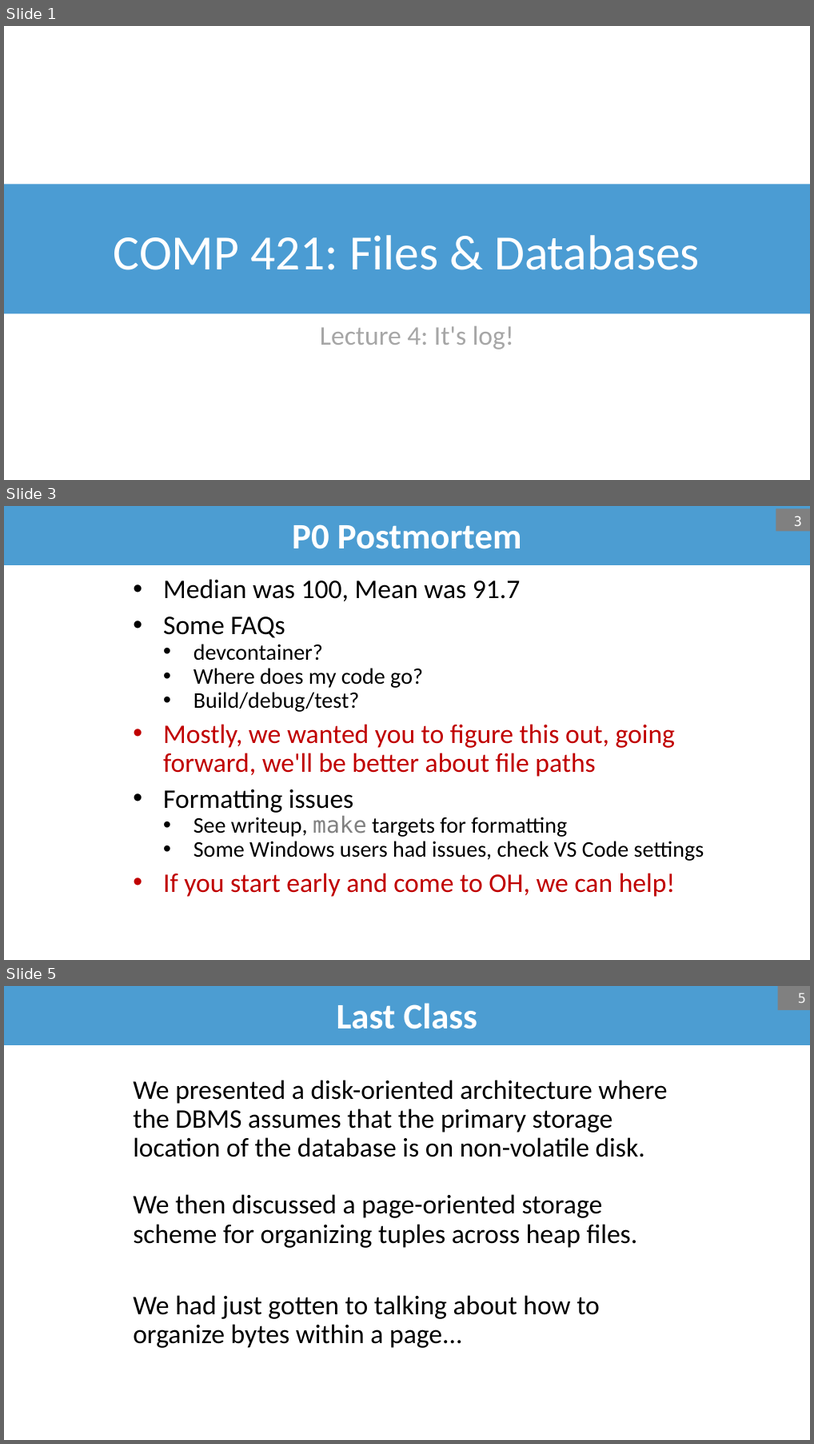
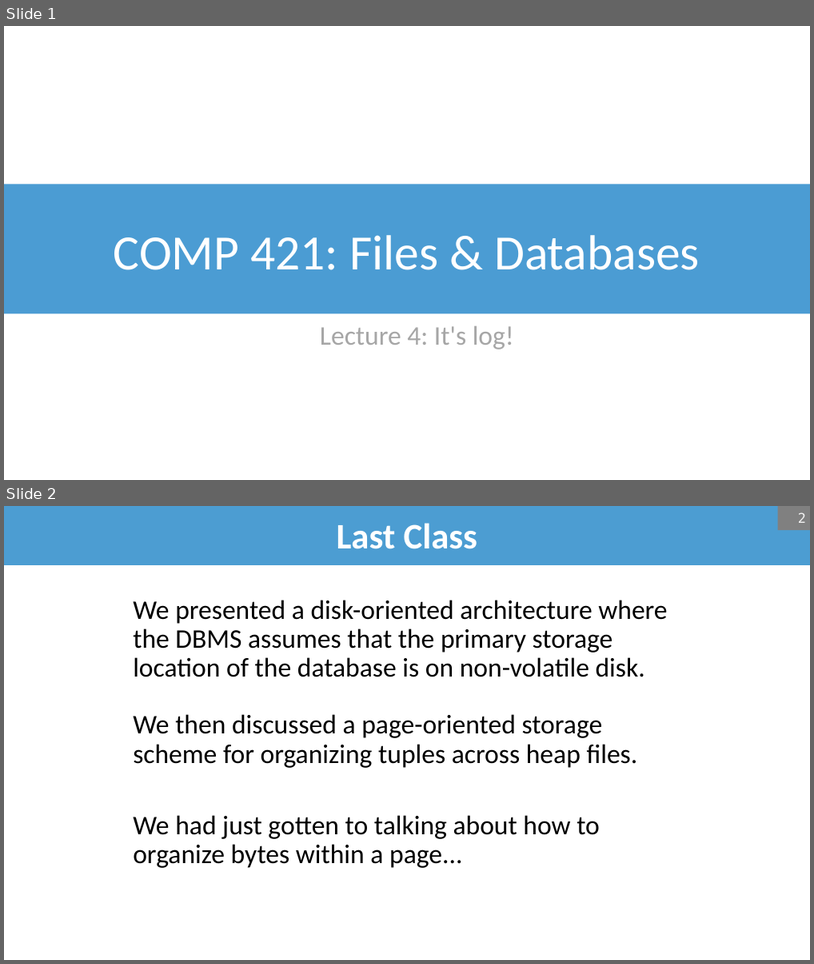
Before and after one commit to bsb20/bsb20.github.io, a slide deck: docs/421_f26/lectures/L4.pptx. Shown one above the other, each under a label of ours: slides 1, 3 and 5 before the commit, slides 1 and 2 after it; the slides between them are not shown. The pictures are 814x1444 and 814x964 pixels, drawn with LibreOffice and Linux fonts; fonts in the diff are those of the drawing; background and template pictures are left out. Boxes give left, top, right and bottom in pixels: in the first picture for what was removed or moved away, otherwise in the second. Text is boxed around its words. In the diff, an @@ line names an element or a change of style, - is before the commit and + after.

```diff
--- a/docs/421_f26/lectures/L4.pptx
+++ b/docs/421_f26/lectures/L4.pptx
@@ slide 3 removed at (x1=4, y1=506, x2=810, y2=960), background #FFFFFF @@
@@ title removed at (x1=4, y1=506, x2=810, y2=565) @@
-P0 Postmortem
@@ page number removed at (x1=777, y1=508, x2=810, y2=531) @@
-3
@@ text removed at (x1=163, y1=579, x2=705, y2=896) @@
-• Median was 100, Mean was 91.7
-• Some FAQs
-  • devcontainer?
-  • Where does my code go?
-  • Build/debug/test?
-• Mostly, we wanted you to figure this out, going forward, we'll be better about file paths
-• Formatting issues
-  • See writeup, make targets for formatting
-  • Some Windows users had issues, check VS Code settings
-• If you start early and come to OH, we can help!
@@ what was slide 5 is now slide 2 @@
@@ page number at (x1=798, y1=512, x2=806, y2=523): text changed @@
-5
+2
```
Also in this commit, not shown: 11 slides changed, 1 slide added, 2 other slides removed, 3 other files.
